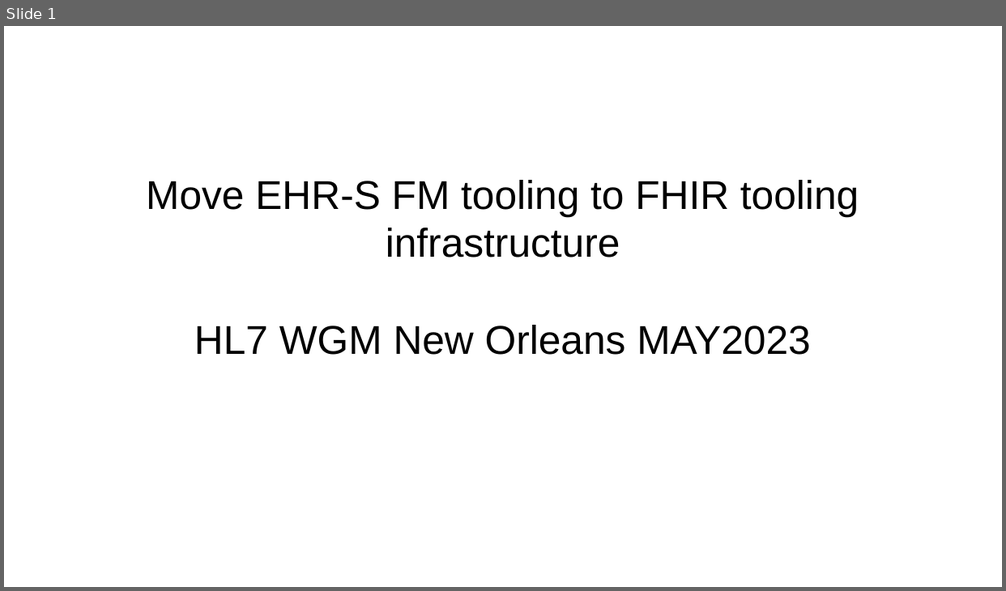
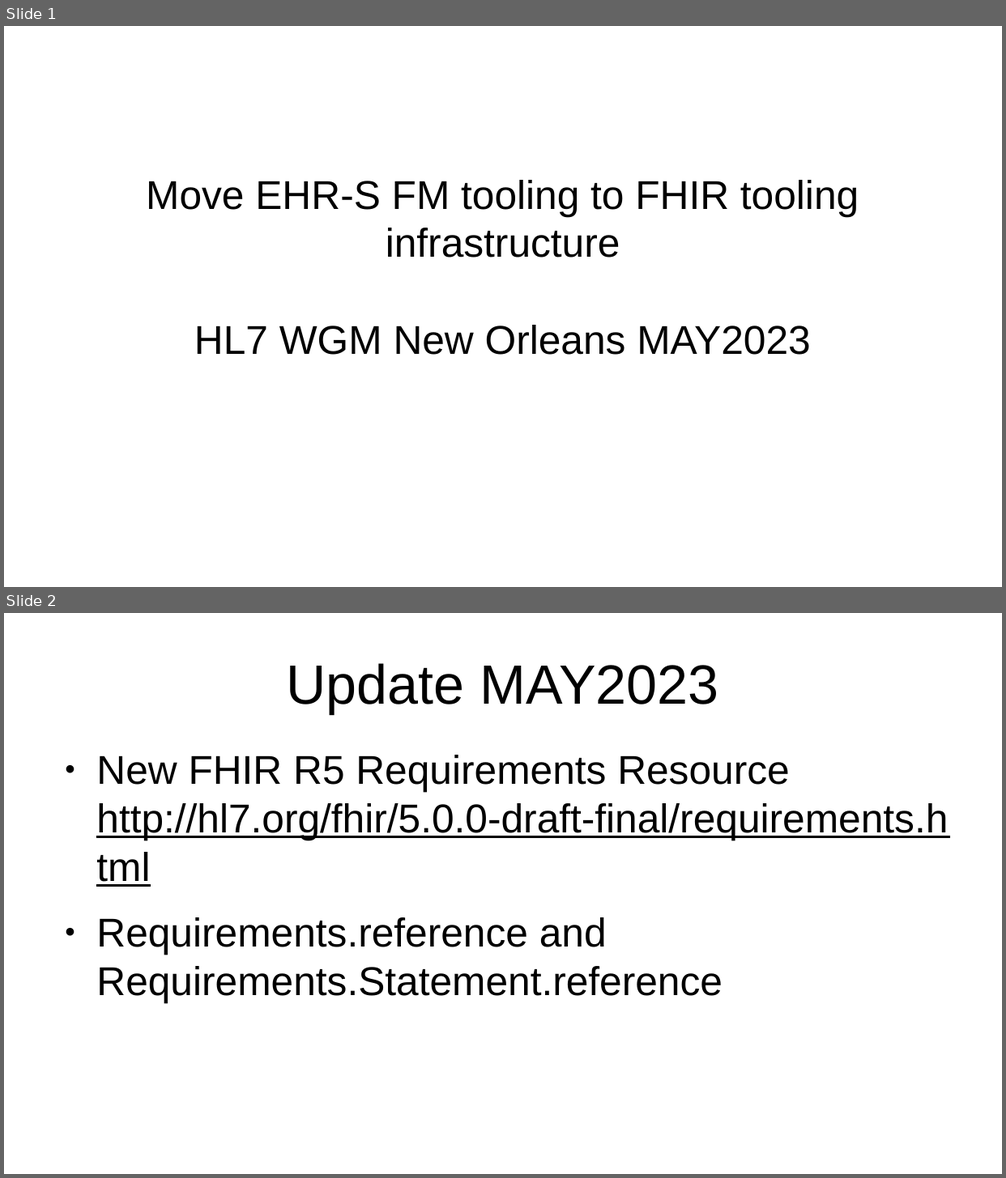
Before and after one commit to HL7/ehrsfm-ig, a slide deck: docs/ehrsfm-tool-fhir_MAY2023.odp. Shown one above the other, each under a label of ours: slide 1 before the commit, slides 1 and 2 after it. The pictures are 1006x591 and 1006x1178 pixels, drawn with LibreOffice and Linux fonts; fonts in the diff are those of the drawing. Boxes give left, top, right and bottom in pixels: in the first picture for what was removed or moved away, otherwise in the second. Text is boxed around its words. In the diff, an @@ line names an element or a change of style, - is before the commit and + after.

```diff
--- a/docs/ehrsfm-tool-fhir_MAY2023.odp
+++ b/docs/ehrsfm-tool-fhir_MAY2023.odp
@@ slide 2 added at (4, 613, 1002, 1174), background #FFFFFF @@
@@ title added at (287, 663, 719, 714), 44 pt, text #000000 @@
+Update MAY2023
@@ text added at (96, 755, 948, 1003), 32 pt, text #000000 @@
+● New FHIR R5 Requirements Resource http://hl7.org/fhir/5.0.0-draft-final/requirements.html
+● Requirements.reference and Requirements.Statement.reference
```
Also in this commit, not shown: 2 slides changed, 5 other files.
